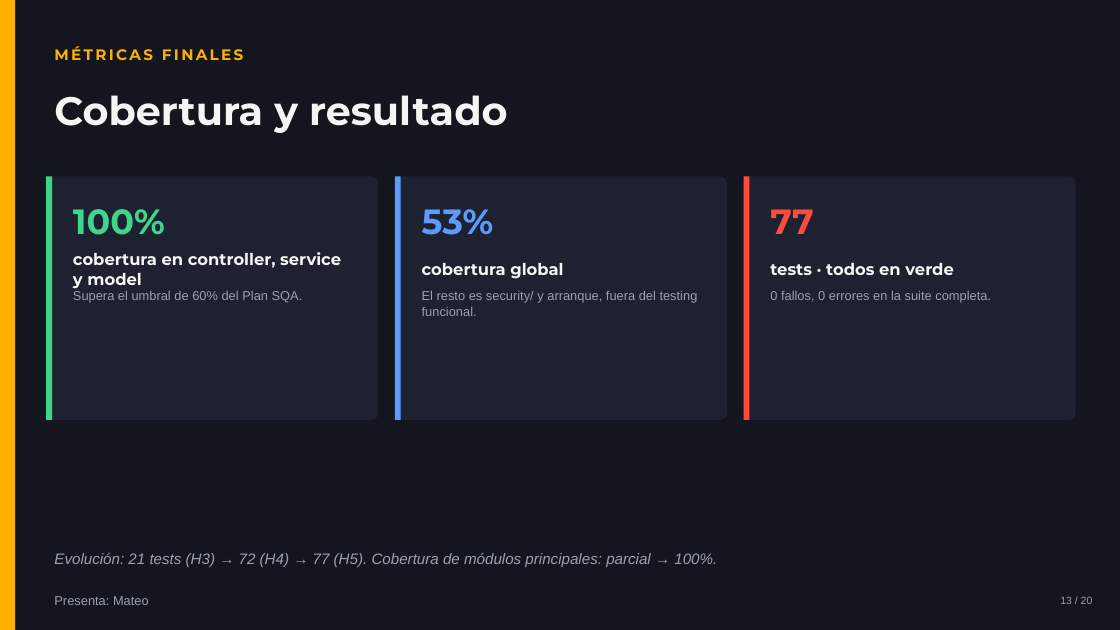
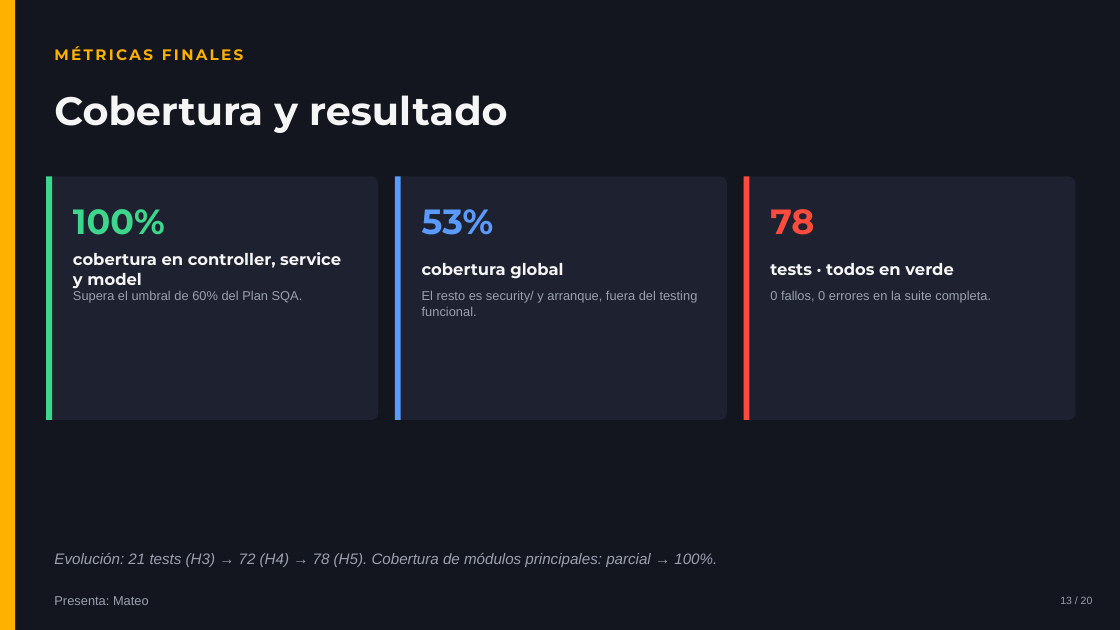
Before and after one commit to MartinMousist/power-strike, a slide deck: slide 13 of docs/PowerPoint Hito 5.pptx. Drawn at 1120x630 pixels with LibreOffice and Linux fonts; fonts in the diff are those of the drawing. Boxes give left, top, right and bottom in pixels: in the first picture for what was removed or moved away, otherwise in the second. Text is boxed around its words. In the diff, an @@ line names an element or a change of style, - is before the commit and + after.

Commit message:
docs: cierre DEF-EXP-03 y coherencia de defectos (9 corregidos/3 abiertos, 78 tests) en todos los documentos y presentacion

```diff
--- a/docs/PowerPoint Hito 5.pptx
+++ b/docs/PowerPoint Hito 5.pptx
@@ text at [770,209,814,235]: text changed @@
-77
+78
@@ text at [54,553,717,567]: text changed @@
-Evolución: 21 tests (H3) → 72 (H4) → 77 (H5). Cobertura de módulos principales: parcial → 100%.
+Evolución: 21 tests (H3) → 72 (H4) → 78 (H5). Cobertura de módulos principales: parcial → 100%.
```
Also in this commit, not shown: 4 other slides changed, 11 other files.
